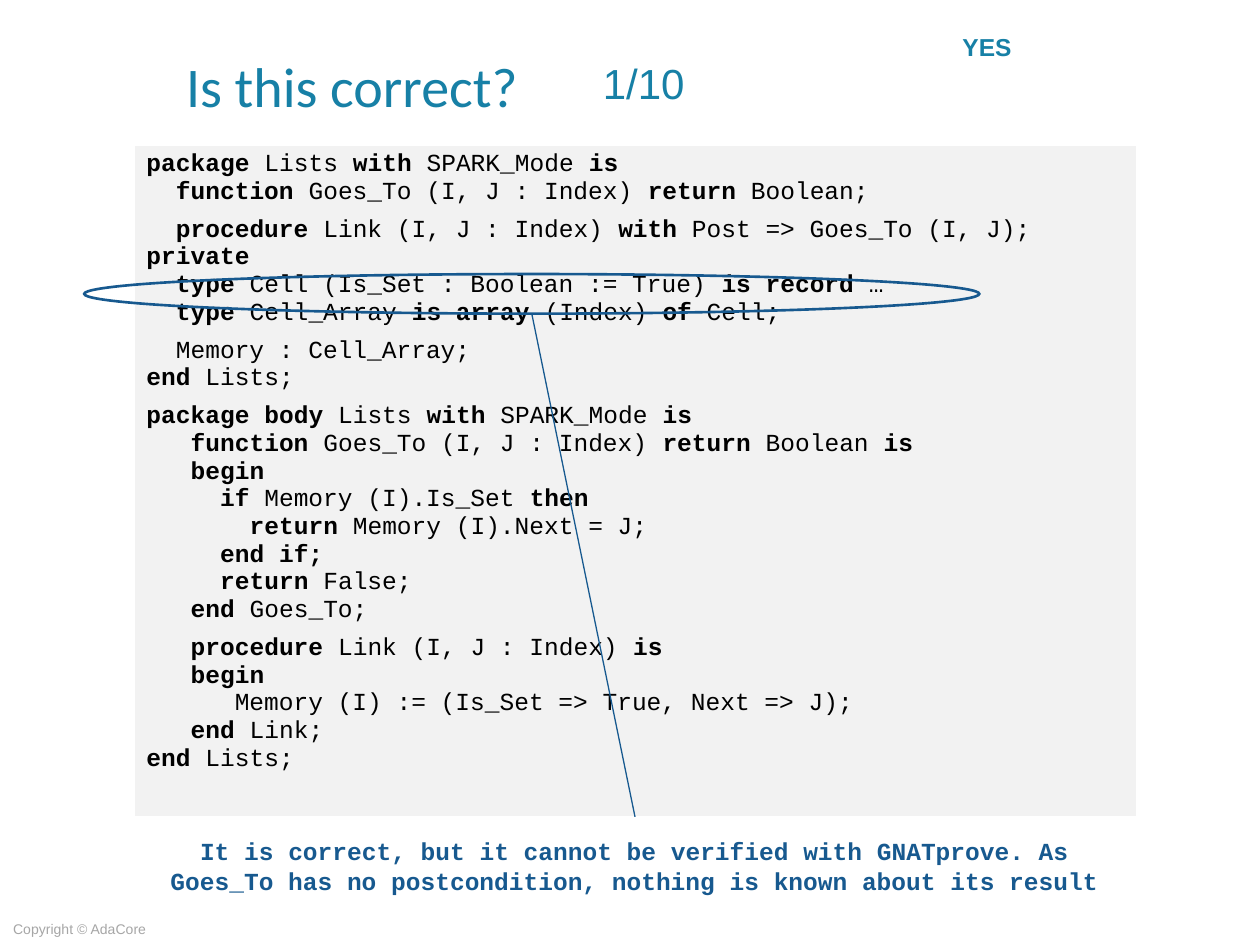
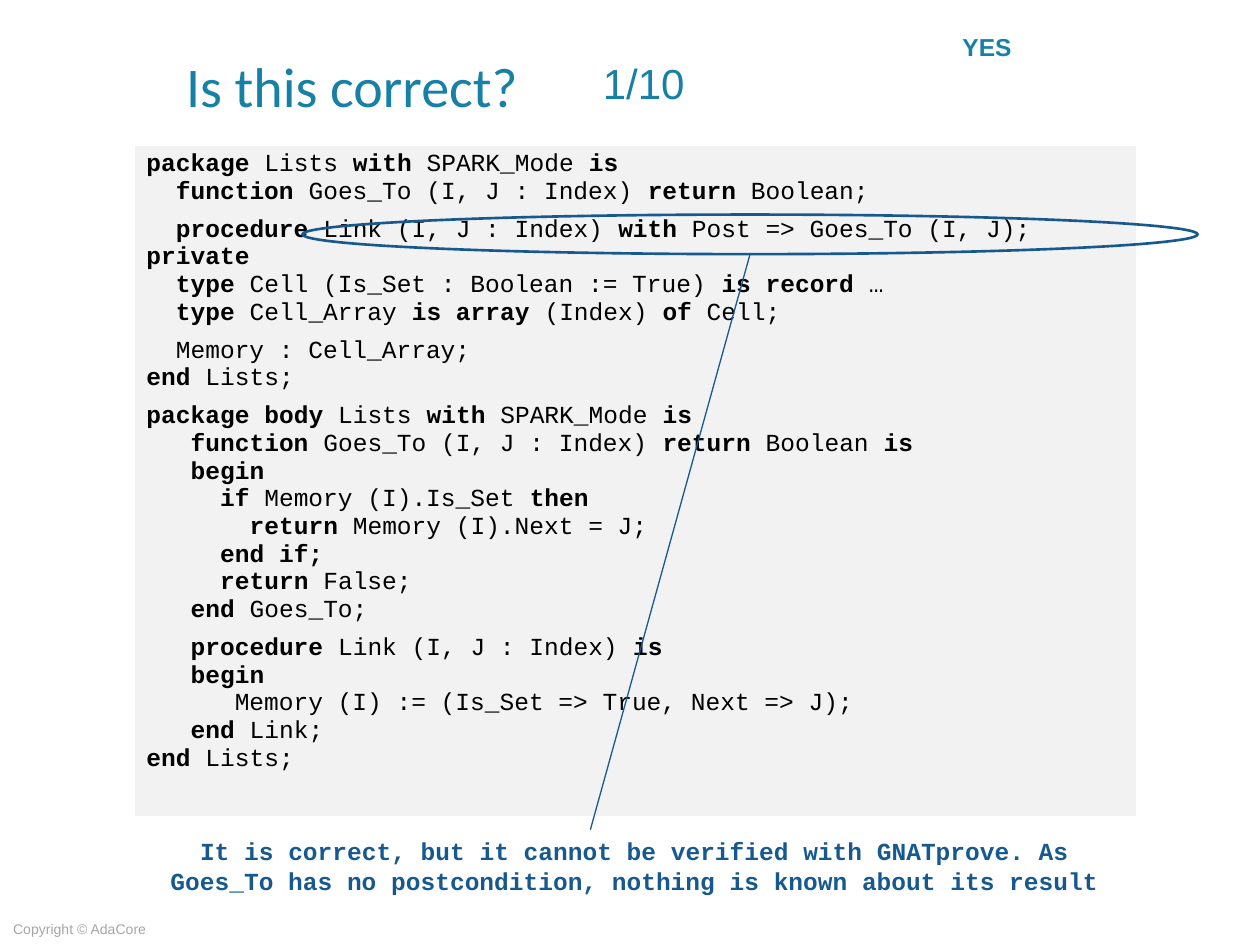
Before and after one commit to AdaCoreU/Courses, a slide deck: slide 20 of lectures/06_SPARK_2014/03_Proof_Of_Program_Integrity/Slides/03_Proof_Of_Program_Integrity.ppt. Drawn at 1260x945 pixels with LibreOffice and Linux fonts; fonts in the diff are those of the drawing; background and template pictures are left out. Boxes give left, top, right and bottom in pixels: in the first picture for what was removed or moved away, otherwise in the second. Text is boxed around its words. In the diff, an @@ line names an element or a change of style, - is before the commit and + after.

Commit message:
Fix arrow on quiz question to point error

```diff
--- a/lectures/06_SPARK_2014/03_Proof_Of_Program_Integrity/Slides/03_Proof_Of_Program_Integrity.ppt
+++ b/lectures/06_SPARK_2014/03_Proof_Of_Program_Integrity/Slides/03_Proof_Of_Program_Integrity.ppt
@@ ellipse: place and size @@
-ellipse at <box>84,275,979,314</box>
+ellipse at <box>302,214,1197,253</box>
@@ line moved from (532, 314) - (635, 816) to (750, 255) - (591, 830) @@
```
